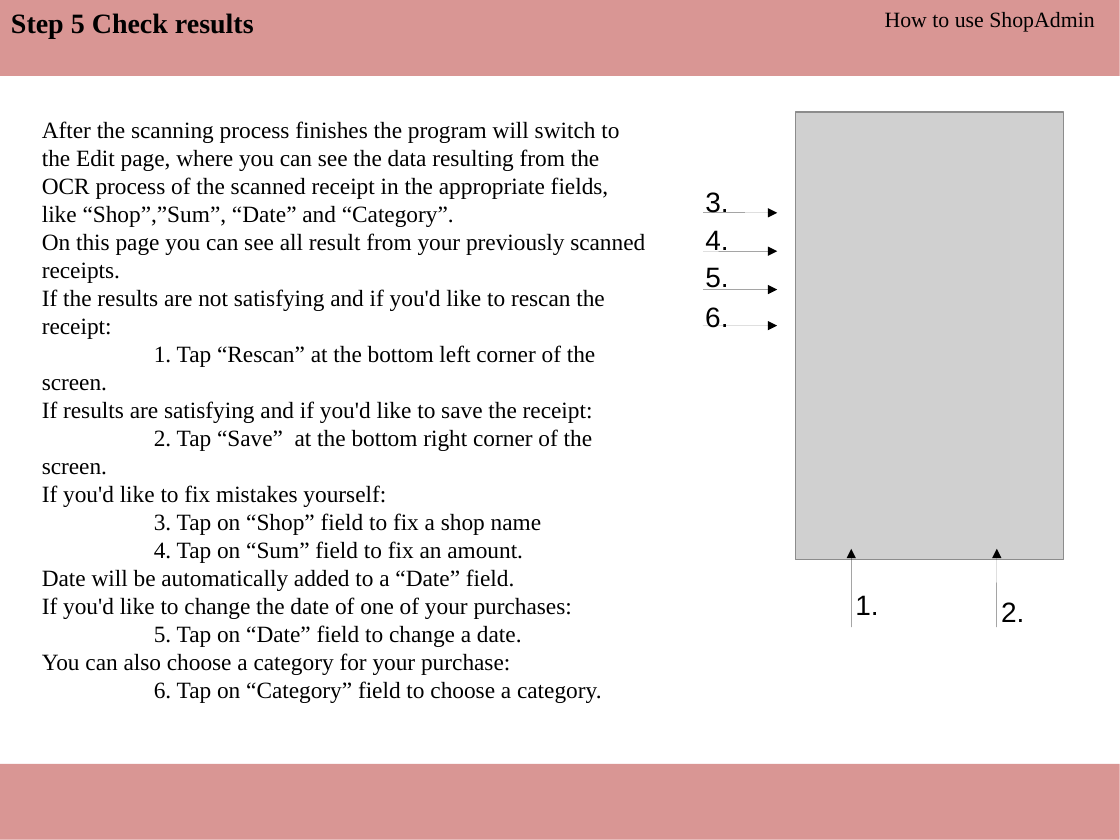
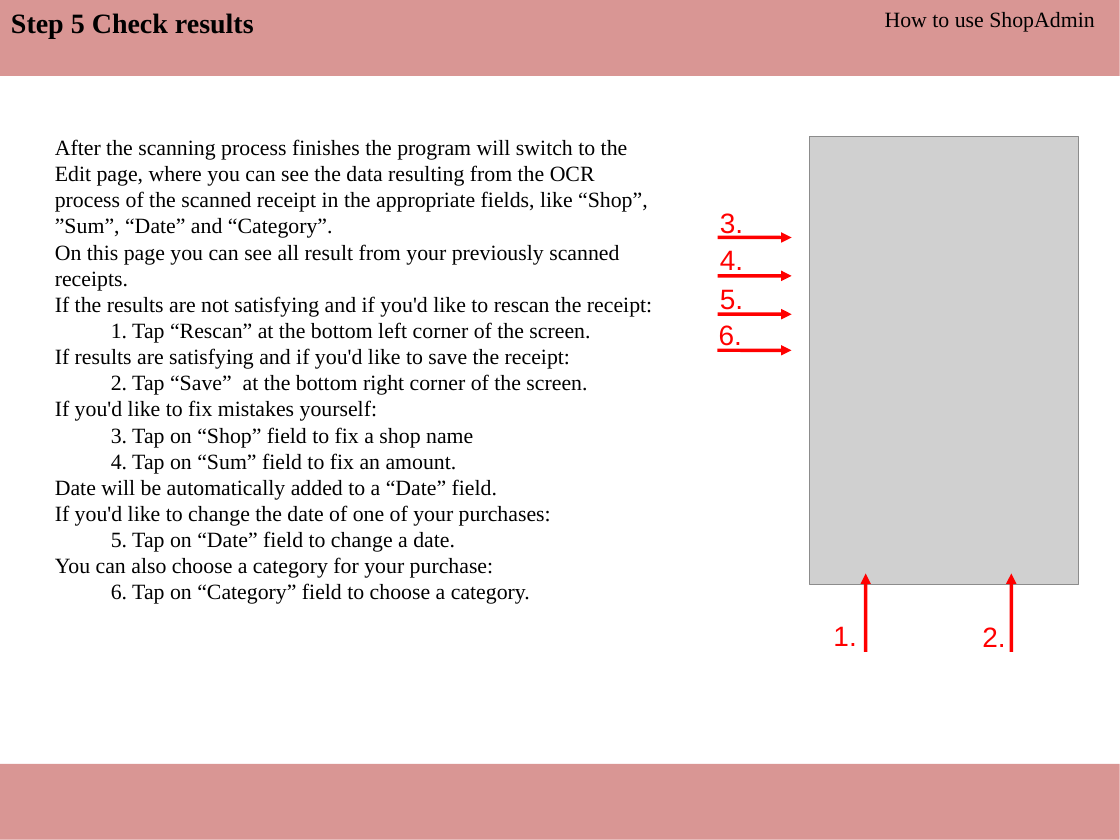
Before and after one commit to ThomasRoehl/ShopAdmin, a slide deck: slide 7 of UserManual/ShopAdmin Handbuch.pptx. Drawn at 1120x840 pixels with LibreOffice and Linux fonts; fonts in the diff are those of the drawing; grey boxes stand for pictures. Boxes give left, top, right and bottom in pixels: in the first picture for what was removed or moved away, otherwise in the second. Text is boxed around its words. In the diff, an @@ line names an element or a change of style, - is before the commit and + after.

```diff
--- a/UserManual/ShopAdmin Handbuch.pptx
+++ b/UserManual/ShopAdmin Handbuch.pptx
@@ text "After the scanning process finishes ...": place and size @@
-text "After the scanning process finishes ..." at [42,121,645,703]
+text "After the scanning process finishes ..." at [55,139,652,604]
@@ text at [55,139,648,238]: text changed; size 15 to 14 pt @@
-After the scanning process finishes the program will switch to the Edit page, where you can see the data resulting from the OCR process of the scanned receipt in the appropriate fields, like “Shop”,”Sum”, “Date” and “Category”.
+After the scanning process finishes the program will switch to the Edit page, where you can see the data resulting from the OCR process of the scanned receipt in the appropriate fields, like “Shop”, ”Sum”, “Date” and “Category”.
@@ 3 texts: place and size @@
-3 texts at [705,192,728,328]
+3 texts at [719,213,743,350]
@@ arrow (718, 237) - (792, 237): stroke #000000 0.75 pt to #FF0000 2.25 pt @@
@@ text at [55,244,652,604]: size 15 to 14 pt in "On this page you can see all ...", "If the results are not satisfying and ...", "1. Tap “Rescan” at the bottom left ...", "If results are satisfying and if you'd ..." and 9 more places; list level 1 to 2 in "1. Tap “Rescan” at the ..."; list level 1 to 2 in "2. Tap “Save” at the ..."; list level 1 to 2 in "3. Tap on “Shop” field ..."; list level 1 to 2 in "4. Tap on “Sum” field ..."; list level 1 to 2 in "5. Tap on “Date” field ..."; list level 1 to 2 in "6. Tap on “Category” field ..." @@
@@ arrow (718, 276) - (792, 276): stroke #000000 0.75 pt to #FF0000 2.25 pt @@
@@ arrow (718, 315) - (792, 315): stroke #000000 0.75 pt to #FF0000 2.25 pt @@
@@ arrow (718, 351) - (792, 351): stroke #000000 0.75 pt to #FF0000 2.25 pt @@
@@ 6 arrows, 1 picture, 1 text: place and size @@
-6 arrows, 1 picture, 1 text at [703,112,1064,627]
+6 arrows, 1 picture, 1 text at [718,137,1079,652]
@@ arrow (866, 652) - (866, 573): stroke #000000 0.75 pt to #FF0000 2.25 pt @@
@@ arrow (1011, 652) - (1011, 573): stroke #000000 0.75 pt to #FF0000 2.25 pt @@
@@ text colour #000000 to #FF0000 in 6 elements at [719,325,742,350], [720,250,743,275], [720,213,743,238], [720,289,743,315], [982,627,1005,647], [833,626,856,646] @@
@@ text "1.": place and size @@
-text "1." at [855,595,878,615]
+text "1." at [833,626,856,646]
@@ text "2.": place and size @@
-text "2." at [1001,602,1024,622]
+text "2." at [982,627,1005,647]
```
Also in this commit, not shown: 7 other slides changed, 1 other file.
